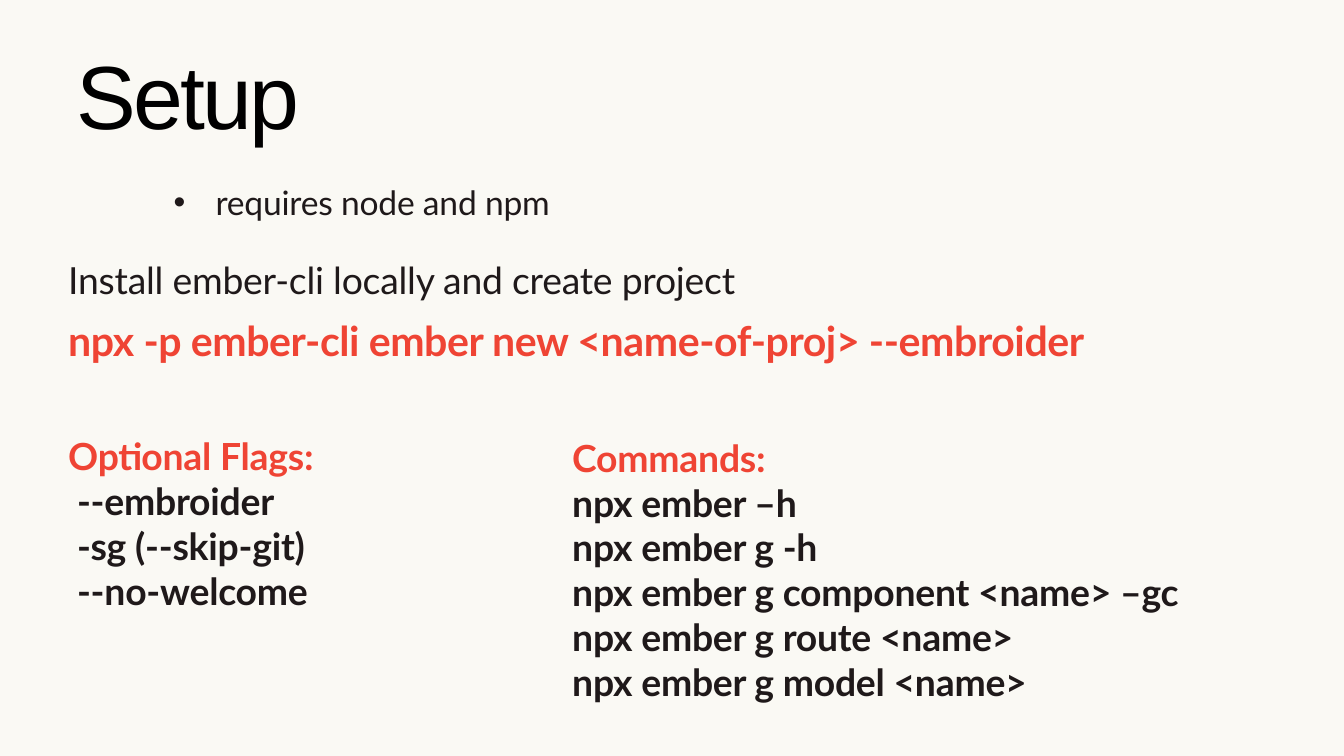
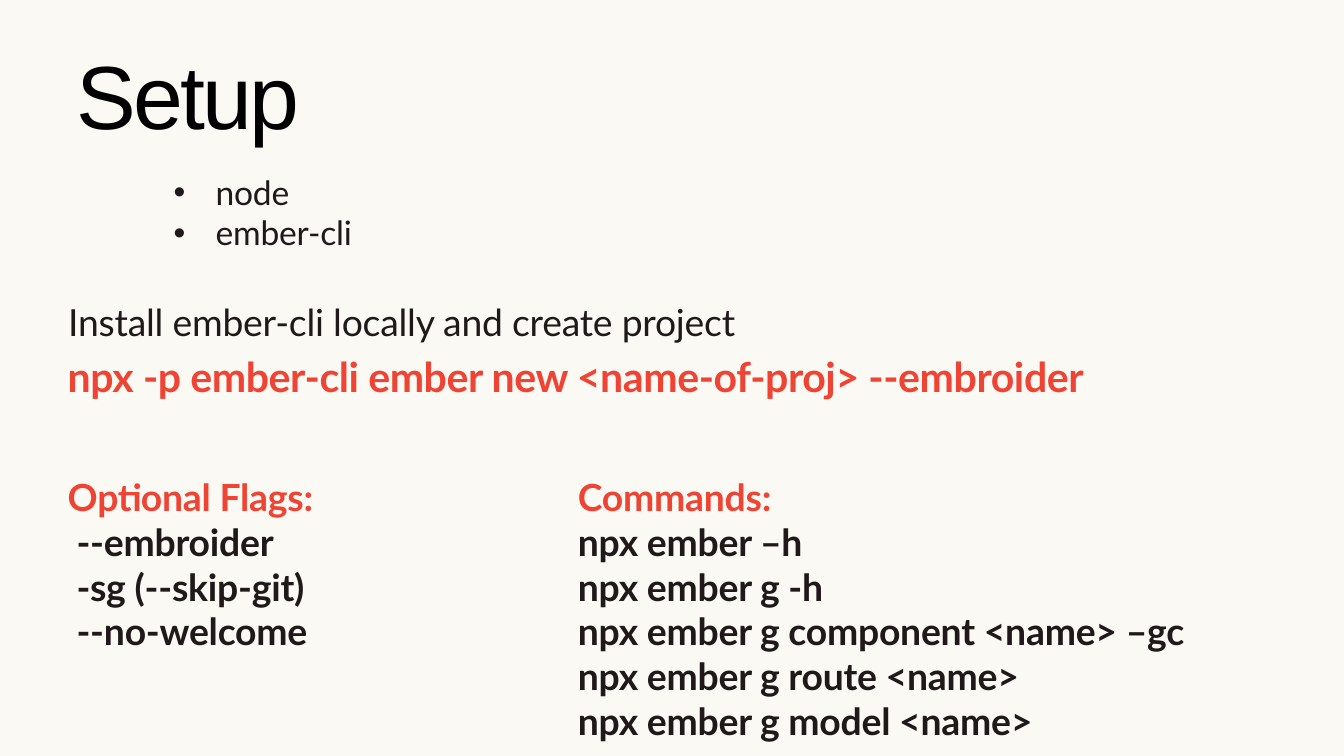
Before and after one commit to welcey96/AdvTopics, a slide deck: slide 8 of EmberJS.pptx (slide 6 before the commit). Drawn at 1344x756 pixels with LibreOffice and Linux fonts; fonts in the diff are those of the drawing. Boxes give left, top, right and bottom in pixels: in the first picture for what was removed or moved away, otherwise in the second. Text is boxed around its words. In the diff, an @@ line names an element or a change of style, - is before the commit and + after.

```diff
--- a/EmberJS.pptx
+++ b/EmberJS.pptx
@@ text at box(216, 180, 352, 246): text changed @@
-  • requires node and npm
+  • node
+  • ember-cli
@@ text "Install ember-cli locally and create ...": place and size @@
-text "Install ember-cli locally and create ..." at box(68, 266, 735, 301)
+text "Install ember-cli locally and create ..." at box(68, 308, 735, 343)
@@ text "npx -p ember-cli ember new ...": place and size @@
-text "npx -p ember-cli ember new ..." at box(68, 325, 1084, 364)
+text "npx -p ember-cli ember new ..." at box(68, 361, 1083, 400)
@@ text "Optional Flags:": place and size @@
-text "Optional Flags:" at box(68, 442, 314, 606)
+text "Optional Flags:" at box(68, 483, 314, 646)
@@ text "Commands:": place and size @@
-text "Commands:" at box(572, 444, 1179, 703)
+text "Commands:" at box(578, 483, 1185, 742)
```
Also in this commit, not shown: 4 other slides changed.
